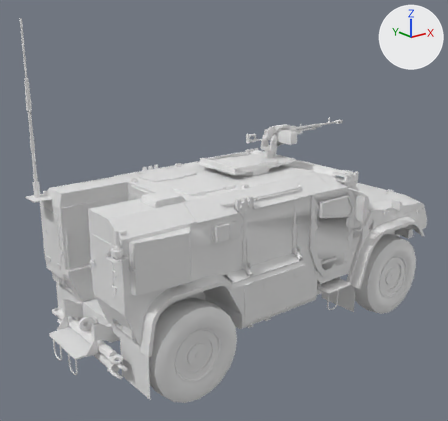
One commit to the FBX model Assets/3D/Units/RUS/Char/TyphVDV/TyphVDV_base.fbx: the scene before it, then after it.
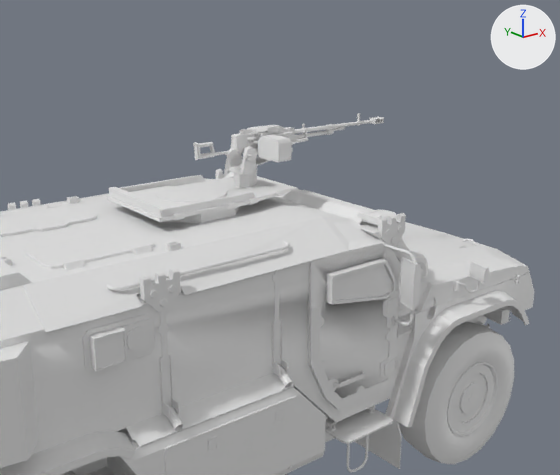
Each version appears first whole from a camera (50 mm lens) standing at (-5.77, -6.58, 4.5) and looking at (-0.4, 0.13, 1.82), and next in a close-up from a camera (50 mm lens) standing at (-3.2, -4.9, 3.97) and looking at (0.6, -0.15, 2.07). The lights are fixed; the arrows at upper right show +X, +Y and +Z. Where no turn or scale is listed for an object, it has been applied to the vertices.

Objects in the first close-up: 'Axe_Canon_01', 'Canon_01', 'Chassis', 'Hatch_Closed', 'Roue_Droite_01', 'Tourelle_01'.
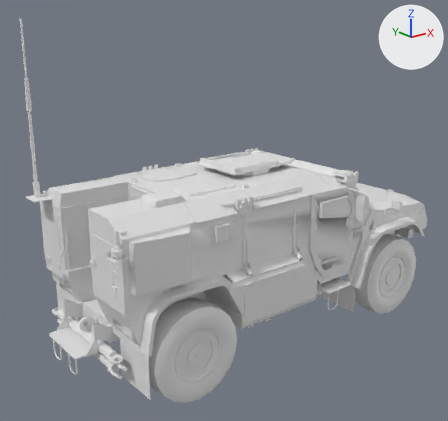
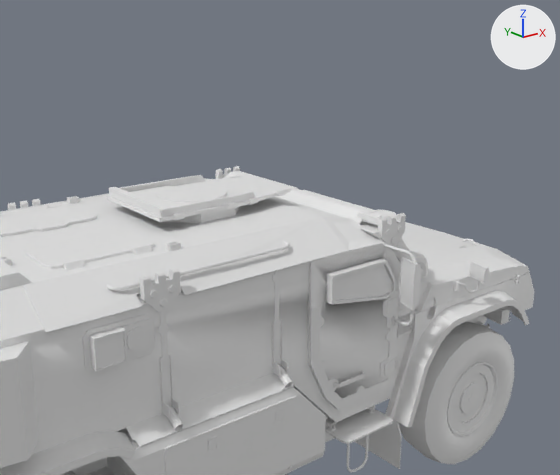
Boxes (x1, y1, x2, y2) around the edits, measured in the close-ups (560 x 475 px):
'Axe_Canon_01', deleted: before (193, 124, 345, 169)
    faces in mat_kord (its picture is missing): (193, 124, 345, 169)
'Tourelle_01', deleted: before (227, 144, 257, 188)
'Canon_01', deleted: before (294, 113, 384, 134)

The change, as a list of edits to the scene's bpy script:
```text
Remove ob_axe_canon_01:
    ob_axe_canon_01 = bpy.data.objects.new('Axe_Canon_01', me_tower_1_007)
    ob_axe_canon_01.parent = ob_tourelle_01
    ob_axe_canon_01.location = (-0.0269, -0.0523, 0.279)
Change ob_fx_tourelle1_tir_01:
    remove ob_fx_tourelle1_tir_01.parent = ob_canon_01
Remove ob_canon_01:
    ob_canon_01 = bpy.data.objects.new('Canon_01', me_kord_mount_002)
    ob_canon_01.parent = ob_axe_canon_01
    ob_canon_01.location = (1.26, 0.0184, 0.112)
Remove ob_tourelle_01:
    ob_tourelle_01 = bpy.data.objects.new('Tourelle_01', me_tower_1_005)
    ob_tourelle_01.parent = ob_chassis
    ob_tourelle_01.location = (0.381, 0.023, 2.51)
```
